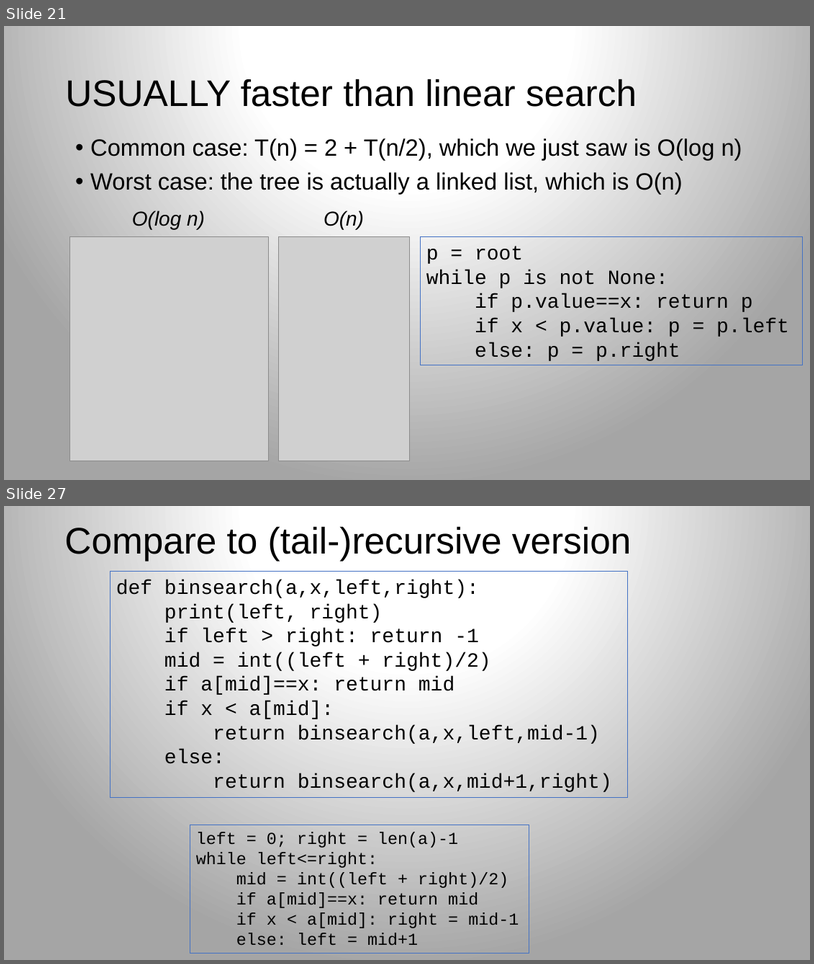
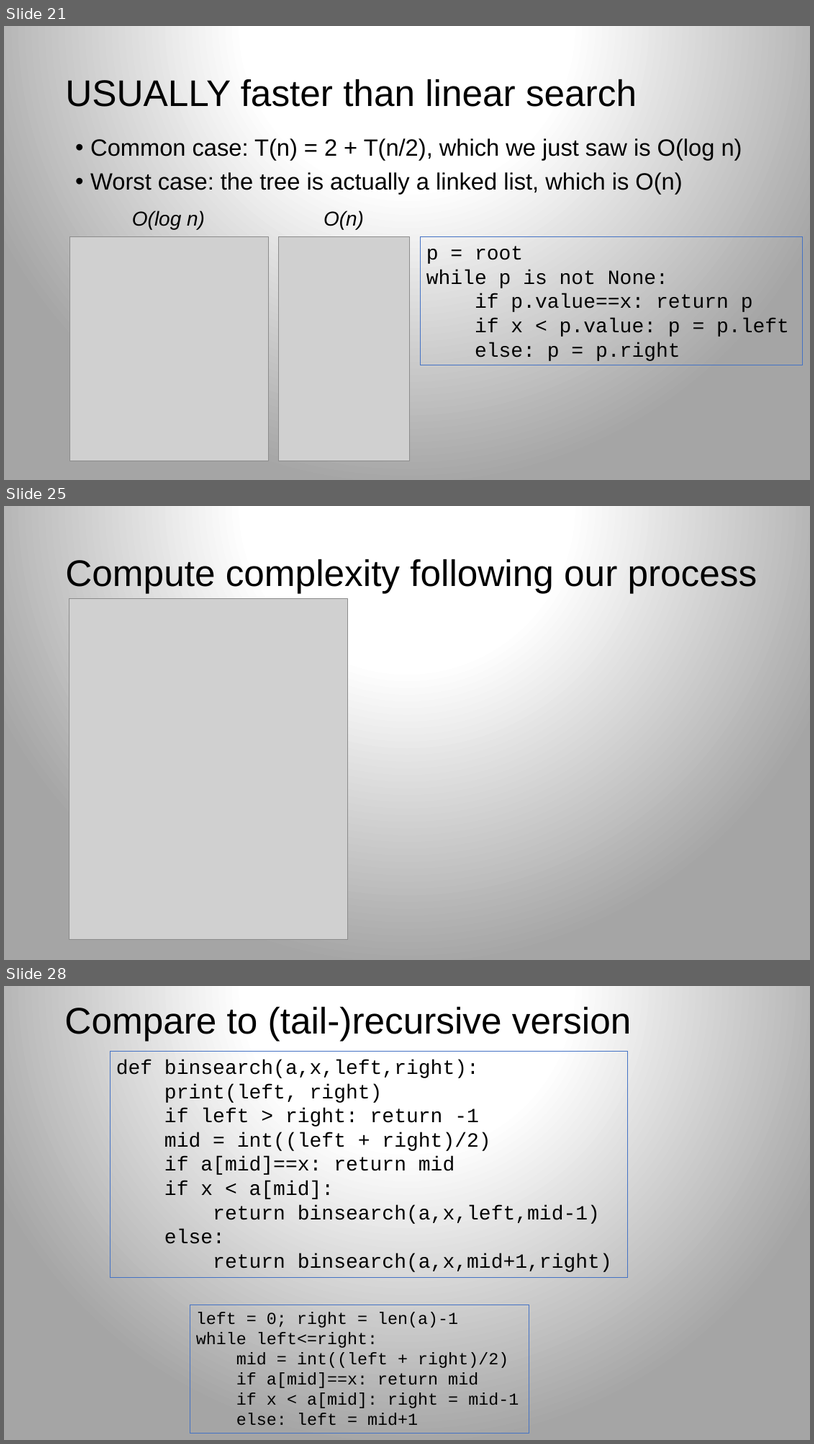
Before and after one commit to parrt/msds689, a slide deck: notes/complexity.pptx. Shown one above the other, each under a label of ours: slides 21 and 27 before the commit, slides 21, 25 and 28 after it; the slides between them are not shown. The pictures are 814x964 and 814x1444 pixels, drawn with LibreOffice and Linux fonts; fonts in the diff are those of the drawing; grey boxes stand for pictures; background and template pictures are left out. Boxes give left, top, right and bottom in pixels: in the first picture for what was removed or moved away, otherwise in the second. Text is boxed around its words. In the diff, an @@ line names an element or a change of style, - is before the commit and + after.

```diff
--- a/notes/complexity.pptx
+++ b/notes/complexity.pptx
@@ slide 25 added at [4,506,810,960], background gradient #FFFFFF to #A5A5A5 @@
@@ title added at [65,559,758,593], 44 pt, text #000000 @@
+Compute complexity following our process
@@ picture added at [70,599,348,939] @@
@@ what was slide 27 is now slide 28 @@
```
Also in this commit, not shown: 10 slides changed, 1 other slide added, 6 other files.
